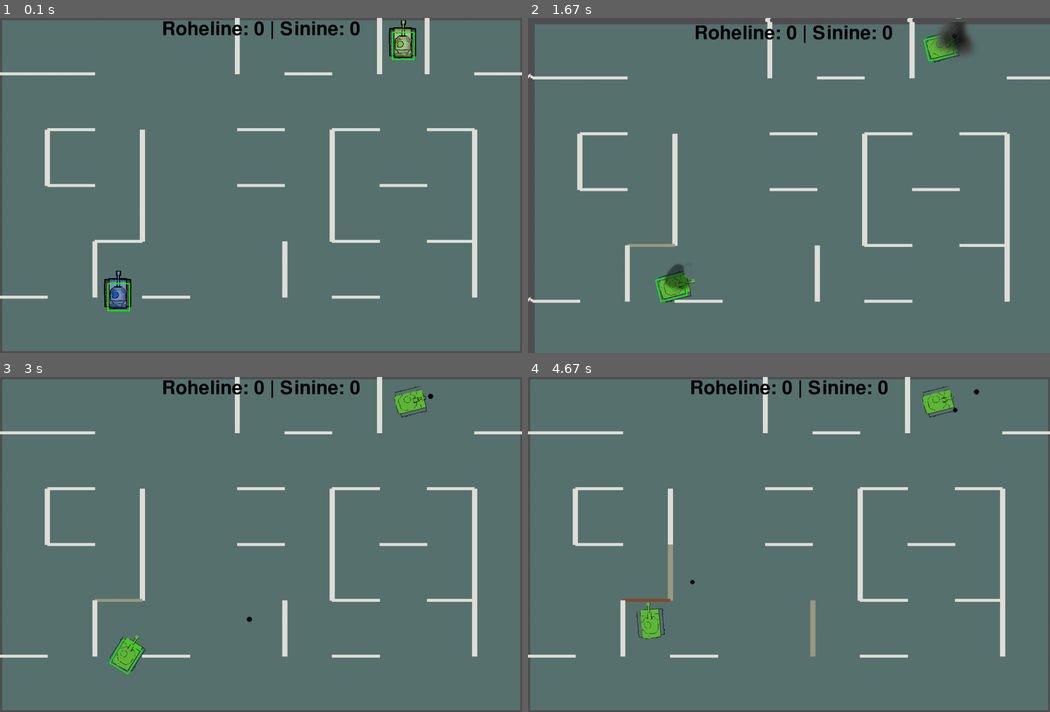
Above: before the commit, frames 1-4 (two rows, left to right).
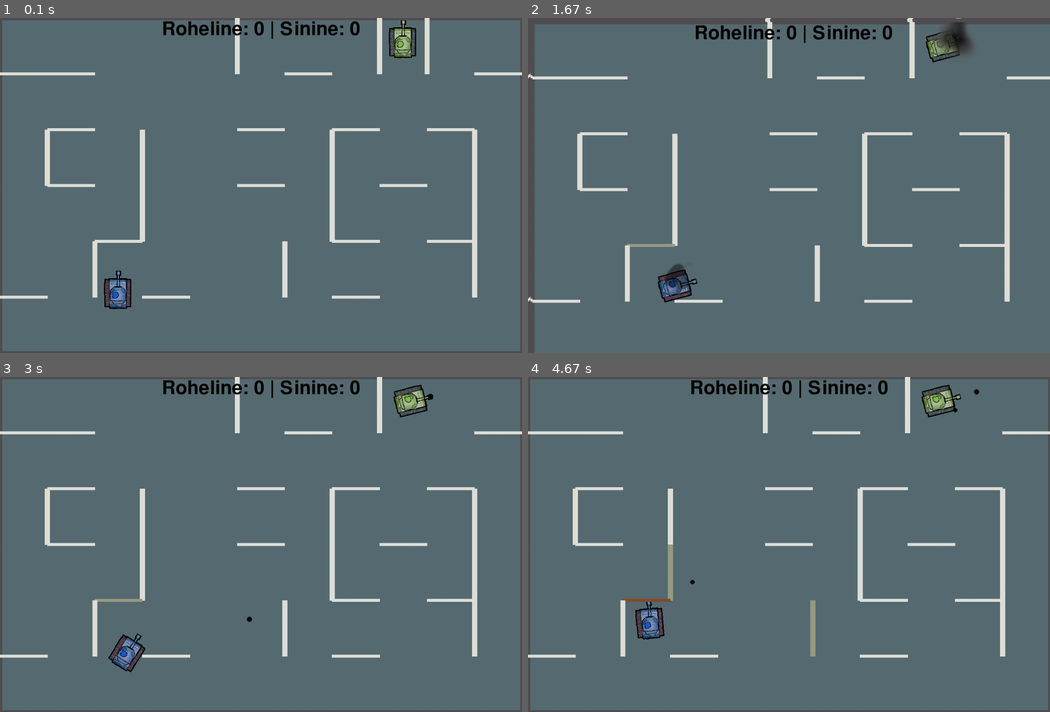
Above: after the commit, the same moments.

Repository: Last-Name-Dude/tank-treads-pygame
Game: pygame game, started from start.py
Same seed, same stepped clock (60 frames per second), same inputs: the game is played once before the commit and once after it.
Inputs:
- Up to frame 1 (0.1 s): no input
- Up to frame 2 (1.67 s): tap Space at 0.33, 0.73, 1.03, 1.23, 1.57 s; hold Right 0.67-1.13 s; hold D 0.67-1.13 s; tap Right Ctrl at 0.82 s; hold Up 1.17-1.47 s; hold W 1.17-1.47 s; hold Right from 1.5 s (still down); hold D from 1.5 s (still down)
- Up to frame 3 (3 s): tap Space at 1.87, 2.07, 2.37, 2.63, 2.97 s; release Right at 1.97 s; release D at 1.97 s; hold Left 2-2.53 s; hold A 2-2.53 s; tap Right Ctrl at 2.15 s; hold Down 2.57-2.87 s; hold S 2.57-2.87 s; hold Left from 2.9 s (still down); hold A from 2.9 s (still down)
- Up to frame 4 (4.67 s): tap Space at 3.27, 3.4, 3.8, 4.1, 4.47 s; release Left at 3.3 s; release A at 3.3 s; hold Up 3.33-3.7 s; hold W 3.33-3.7 s; tap Right Ctrl at 3.48 s; hold Right 3.73-4.37 s; hold D 3.73-4.37 s; hold Down from 4.4 s (still down); hold S from 4.4 s (still down)

The runs differ from the first frame. In frame 1, 0.2% of the frame differs, in the area x 20-80%, y 3-88%; in frame 2, 0.8%; in frame 3, 1.0%, in the area x 20-83%, y 2-89%; in frame 4, 0.9%.

Commit message:
Eelmise commiti parandus

Diff:
--- a/collision.py
+++ b/collision.py
@@ -71,7 +71,7 @@
     rp1 on järjend kõikedest ristküliku punktidest
     rp2 on järjend kõikidest teise ristküliku punktidest
 
-    Siia funktsiooni tuleks veel lisada kokkupuute pinna normaalvektori.
+    Siia funktsiooni võiks veel lisada kokkupuute pinna normaalvektori.
     """
     #kontrollime iga erineva külje kohta, kas ülekatte on või ei ole.
     #Kui avastame kuskil et ülekatet ei ole, ei ole vaja rohkem kontrollida ja kutsume return False
--- a/particles.py
+++ b/particles.py
@@ -25,6 +25,7 @@
             self.kill()
 
     def shrink(self):
+        """Pilve suurus ajas kasvab"""
         if self.age > self.fade_start:
             try:
                 ratio = (self.age - self.fade_start) / (self.lifetime - self.fade_start)
@@ -38,6 +39,7 @@
             self.rect.center = self.pos
 
     def fade(self):
+        """Pilve läbipaistvus ajas väheneb"""
         if self.age > self.fade_start:
             try:
                 ratio = (self.age - self.fade_start) / (self.lifetime - self.fade_start)
@@ -49,7 +51,9 @@
             self.image.fill([0,0,0,mask], special_flags=pg.BLEND_RGBA_MIN)
 
 all_sprites = pg.sprite.Group()
+
 def particles_initalize():
+    #Tagastab sprite grupi, kuhu see programm hakkab sprite sisse toppima kui kutsutakse välja alljärgnev funktsioon
     return (all_sprites)
 
 def puff(surf, pos, radius, scale):
--- a/start.py
+++ b/start.py
@@ -45,8 +45,6 @@
 tank_speed = 300
 s = 1
 bullets = []
-
-# ekraani_keskkoht = pg.Vector2(screen.get_width() / 2, screen.get_height() / 2)
 
 class Tank:
     """
@@ -100,18 +98,11 @@
 
     def draw(self,surf, img):
         """Joonistab tanki ekraanile"""
-        if self.delay > 0:
-            transform_bilt_center(surf, next(self.shooting_anim), self.pos, self.angle, self.vector)
-        else:
-            transform_bilt_center(surf, img, self.pos, self.angle, self.vector)
-
-    # def update_bullets(self):
-    #     for b in self.bullets:
-    #         b.pos -= b.vec * dt * scaled_bullet_speed
-    #         b.time -= dt * 10
-    #         b.radius = bullet_r*0.2*b.time/bullet_time + 0.8*bullet_r
-    #         if b.time <= 0:
-    #             self.bullets.remove(b)
+        # if self.delay > 0:
+        #     transform_bilt_center(surf, next(self.shooting_anim), self.pos, self.angle, self.vector)
+        # else:
+        #     transform_bilt_center(surf, img, self.pos, self.angle, self.vector)
+        transform_bilt_center(surf, img, self.pos, self.angle, self.vector)
 
 class bullet:
     def __init__(self,pos,vec,time,owner):
@@ -129,6 +120,9 @@
         self.color = color
 
 def offset(count, size,time, dt):
+    """
+    Tagastab mingi suvalise vectori. Kasutatakse ekraani väristamiseks
+    """
     while count > 0:
         count -= dt * time
         yield (uniform(0,1)*size*count**2, uniform(0,1)*size*count**2)
@@ -136,7 +130,8 @@
         yield (0, 0)
 
 
-def transform_bilt_center(surf, img, pos, angle, vec): #selle funktsiooniga manipuleerime pilte nende nurga ja positsiooni põhjal, ilma neid moonutamata
+def transform_bilt_center(surf, img, pos, angle, vec):
+    """selle funktsiooniga manipuleerime pilte nende nurga ja positsiooni põhjal, ilma neid moonutamata"""
     rotated = pg.transform.rotate(pg.transform.scale_by(img,s),angle)
     e = pg.Vector2()
     e.x = pos.x - (rotated.get_rect()[3])/2 - vec.x * 30 * s
@@ -145,7 +140,7 @@
 
 def map_generator(nr):
     ret_dobjects = [] #destructable objects. Seinad, mida saab lõhkuda.
-    ret_objects = [] #objektide kogum. Olgu selleks kas seinad, teised tangid vms
+    ret_objects = [] #objektide kogum. Olgu selleks välisääre seinad
     ret_spawnpoints = []
     with open("maps/map_0" + str(nr) +".txt") as f: gamemap = [i.strip() for i in f.readlines()]
 
@@ -190,11 +185,13 @@
 
 while running:
     if timeout:
+        #Kui tank ära sureb, on ~3 sekundiline ajavahemik, mil ta peab elus püsima, et punkti saada
         timeout_time -= 1*dt
         if timeout_time <= 0:
             reset = True
 
     if reset:
+        #Toimub mängu alguses ja siis, kui mõlemad tankid ära kärvavad
         if tank2.hp == 0 and tank1.hp == 0:
             pass
         elif tank2.hp == 0:
@@ -218,7 +215,7 @@
             running = False
 
     #kirjutab kogu ekraani üle
-    bilt_layer.fill("#587270")
+    bilt_layer.fill("#576b72")
 
     keys = pg.key.get_pressed() #nupud
 
@@ -232,19 +229,18 @@
         tank2.check_input(dt,keys)
         tank2.draw(bilt_layer,blu_tank_img)
 
-    #tank_collision = [collision.update_rect(80*s,100*s,tank.ang_vel + tank.angle,tank.pos + tank.vel) for tank in [tank1,tank2]]
-
     for t in tanklist:
-        pg.draw.polygon(bilt_layer, "green", t.points, 3) # tanki collision kast debugimiseks
+        #pg.draw.polygon(bilt_layer, "green", t.points, 3) # tanki collision kast debugimiseks
+        #allpool kontrollitakse, kas tanki järgmine positsioon kattub ühegi seinaga või mitte. Kui kattub, ei lase tankil edasi liikuda
         bool_collision = False
         other_tanks = [other_t for other_t in tanklist if other_t != t]
-
         all_collision_objects = dobjects + objects + other_tanks
 
         for obj in all_collision_objects:
             if collision.check_rect_rect(obj.points,t.points):
                 bool_collision = True
                 break
+
         if not bool_collision:
             t.pos += t.vel
             t.angle += t.ang_vel
@@ -253,12 +249,15 @@
         pg.draw.polygon(bilt_layer, obj.color, obj.points)
 
     for b in bullets:
+        #Kuulidega seotud kokkupõrgete kontrollimine
         pg.draw.circle(bilt_layer, "black", b.pos, b.radius)
         for obj in objects:
             coll_info = collision.check_circ_rect(b.pos-b.vec*bullet_speed*dt,b.radius,obj.points)
             if coll_info[0]:
                 b.vec = b.vec.reflect(coll_info[1])
 
+        #Lõhutavad seinad
+        #Seina värv muutub vastavalt tema lõhutavuse tasemele
         for obj in dobjects:
             coll_info = collision.check_circ_rect(b.pos-b.vec*bullet_speed*dt,b.radius,obj.points)
             if coll_info[0]:
@@ -276,11 +275,11 @@
         for t in tanklist:
             if collision.check_circ_rect(b.pos, b.radius, collision.update_rect(100, 80, t.angle, t.pos))[0]:
                 print("Hit!")
-                particles.puff(bilt_layer, b.pos, 1, 1)
+                particles.puff(bilt_layer, b.pos, 1, 1) #Kui tank pihta saab tekitab suitsupilve
                 shake = offset(1,20, 1, dt)
                 t.hp -= 1
+                timeout_time = 3 #Iga kord kui keegi pihta saab siis timeout-i taimer alustab otsast
                 if t.hp <= 0:
-                    timeout_time = 3
                     timeout = True
                     tanklist.remove(t)
                 bullets.remove(b)
@@ -299,6 +298,7 @@
     score_rect = score_text.get_rect(center=(screen_w // 2, 30))
     bilt_layer.blit(score_text, score_rect)
 
+    #Ekraani väristamiseks
     screen.blit(bilt_layer, next(shake))
 
     pg.display.flip()
Not shown, changed: README
